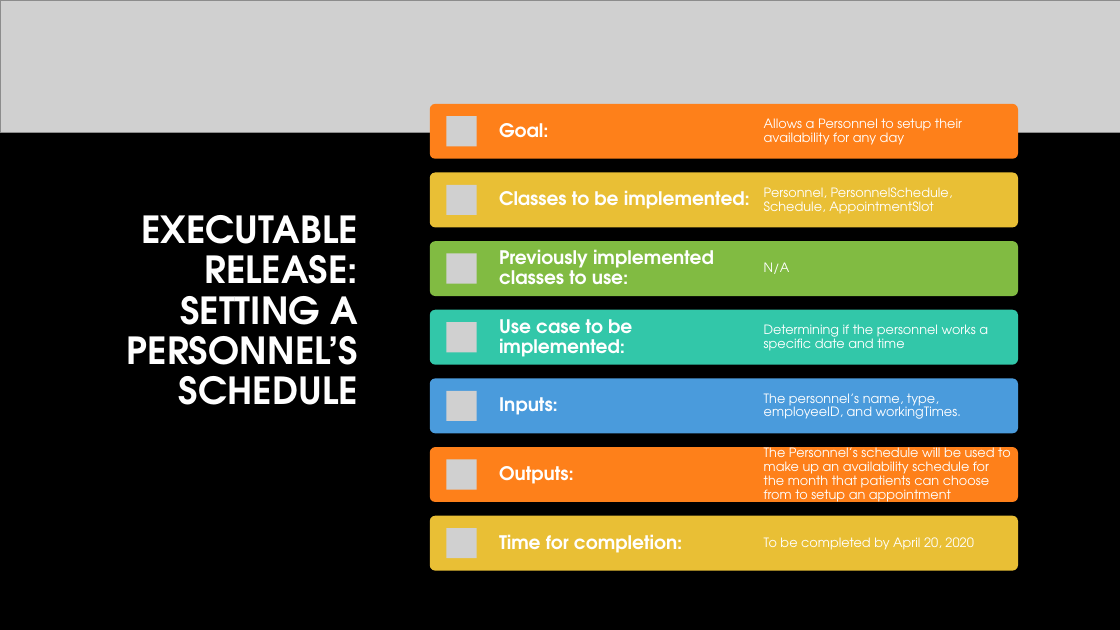
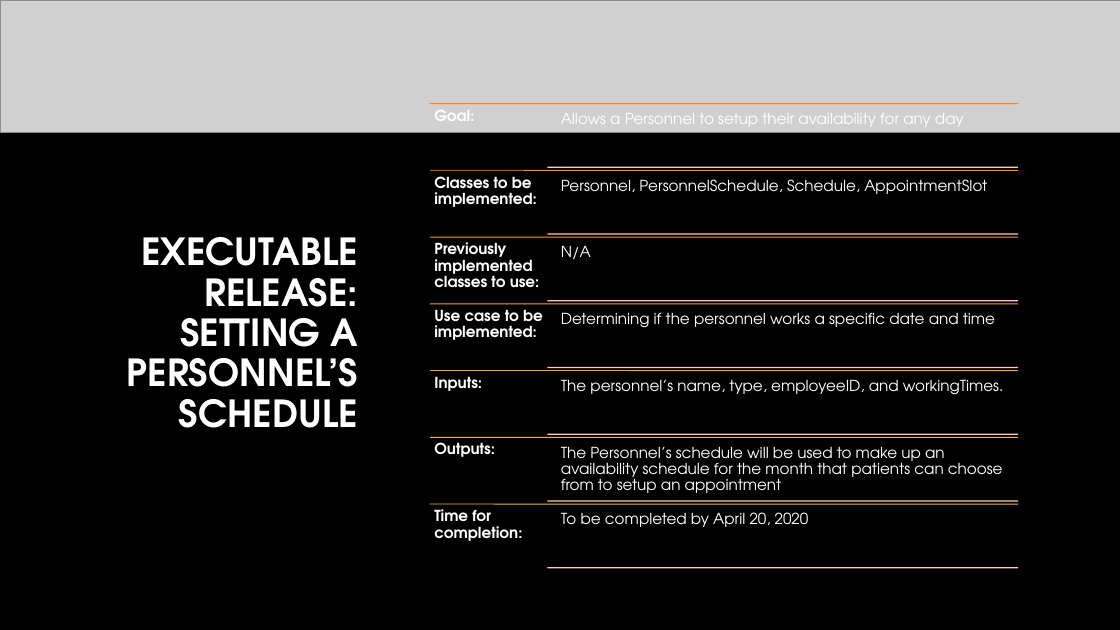
Before and after one commit to x2110311x/CPSIC, a slide deck: slide 32 of Class Deliverables/Part 4/powerpoint.pptx (slide 31 before the commit). Drawn at 1120x630 pixels with LibreOffice and Linux fonts; fonts in the diff are those of the drawing; grey boxes stand for pictures; background and template pictures are left out. Boxes give left, top, right and bottom in pixels: in the first picture for what was removed or moved away, otherwise in the second. Text is boxed around its words. In the diff, an @@ line names an element or a change of style, - is before the commit and + after.

```diff
--- a/Class Deliverables/Part 4/powerpoint.pptx
+++ b/Class Deliverables/Part 4/powerpoint.pptx
@@ title "EXECUTABLE RELEASE: SETTING A PERSONNEL’S ...": place and size @@
-title "EXECUTABLE RELEASE: SETTING A PERSONNEL’S ..." at [127, 215, 359, 405]
+title "EXECUTABLE RELEASE: SETTING A PERSONNEL’S ..." at [127, 237, 359, 428]
@@ text "Goal:": place and size @@
-text "Goal:" at [499, 123, 548, 138]
+text "Goal:" at [434, 110, 474, 121]
@@ size 11 to 13 pt; vertical alignment middle to top in 7 elements at [561, 379, 1003, 395], [561, 245, 591, 260], [561, 312, 995, 328], [561, 179, 987, 194], [561, 446, 1003, 493], [561, 512, 809, 527], [561, 113, 964, 127] @@
@@ text "Allows a Personnel to setup ...": place and size @@
-text "Allows a Personnel to setup ..." at [764, 118, 962, 145]
+text "Allows a Personnel to setup ..." at [561, 113, 964, 127]
@@ text "Classes to be implemented:": place and size @@
-text "Classes to be implemented:" at [499, 190, 750, 209]
+text "Classes to be implemented:" at [434, 176, 537, 207]
@@ text "Personnel, PersonnelSchedule, Schedule, AppointmentSlot": place and size @@
-text "Personnel, PersonnelSchedule, Schedule, AppointmentSlot" at [764, 187, 953, 214]
+text "Personnel, PersonnelSchedule, Schedule, AppointmentSlot" at [561, 179, 987, 194]
@@ text "Previously implemented classes to use:": place and size @@
-text "Previously implemented classes to use:" at [499, 249, 714, 284]
+text "Previously implemented classes to use:" at [434, 242, 540, 287]
@@ text "N/A": place and size @@
-text "N/A" at [764, 262, 790, 274]
+text "N/A" at [561, 245, 591, 260]
@@ text "Use case to be implemented:": place and size @@
-text "Use case to be implemented:" at [499, 319, 632, 357]
+text "Use case to be implemented:" at [434, 304, 543, 340]
@@ text "Determining if the personnel works ...": place and size @@
-text "Determining if the personnel works ..." at [764, 324, 988, 351]
+text "Determining if the personnel works ..." at [561, 312, 995, 328]
@@ text "Inputs:": place and size @@
-text "Inputs:" at [499, 397, 558, 415]
+text "Inputs:" at [434, 376, 482, 391]
@@ text "The personnel’s name, type, employeeID, ...": place and size @@
-text "The personnel’s name, type, employeeID, ..." at [764, 393, 961, 419]
+text "The personnel’s name, type, employeeID, ..." at [561, 379, 1003, 395]
@@ text "Outputs:": place and size @@
-text "Outputs:" at [499, 466, 574, 484]
+text "Outputs:" at [434, 442, 495, 457]
@@ text "The Personnel’s schedule will be ...": place and size @@
-text "The Personnel’s schedule will be ..." at [764, 444, 1010, 506]
+text "The Personnel’s schedule will be ..." at [561, 446, 1003, 493]
@@ size 16 to 13 pt; less space between paragraphs; vertical alignment middle to top in 7 elements at [434, 304, 543, 340], [434, 242, 540, 287], [434, 376, 482, 391], [434, 442, 495, 457], [434, 176, 537, 207], [434, 110, 474, 121], [434, 509, 522, 541] @@
@@ text "Time for completion:": place and size @@
-text "Time for completion:" at [499, 534, 682, 553]
+text "Time for completion:" at [434, 509, 522, 541]
@@ text "To be completed by April ...": place and size @@
-text "To be completed by April ..." at [764, 537, 974, 550]
+text "To be completed by April ..." at [561, 512, 809, 527]
@@ group removed at [430, 104, 1018, 571]: 7 rounded rectangles, 7 pictures @@
@@ group added at [430, 103, 1018, 568]: 14 lines @@
```
Also in this commit, not shown: 9 other slides changed, 3 slides added, 1 slide removed.
